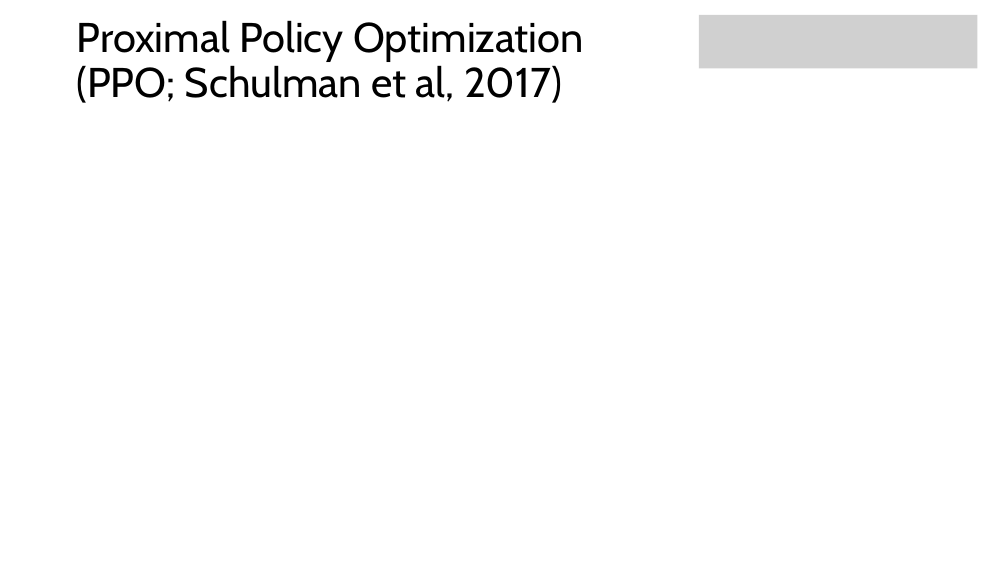
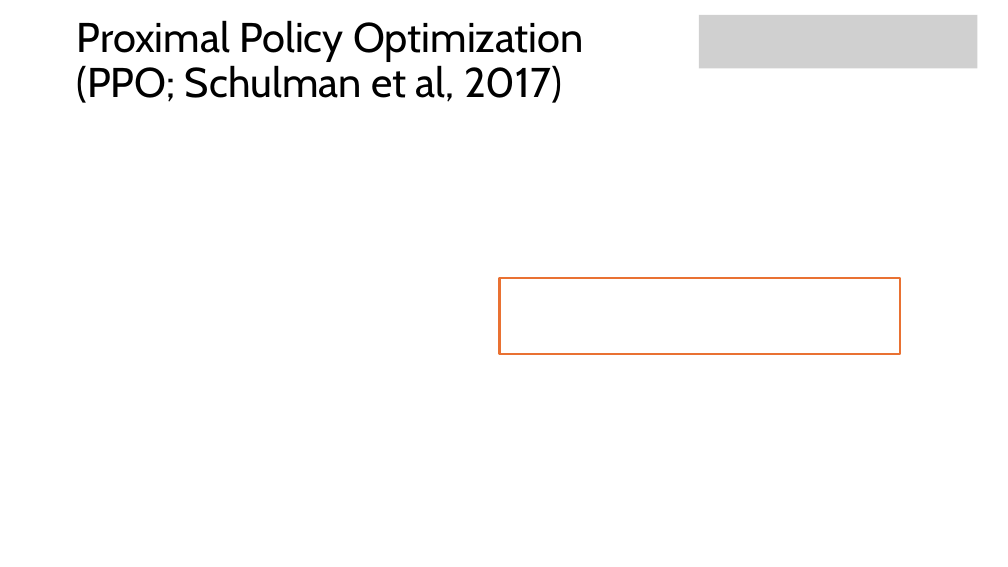
Before and after one commit to mhahsler/Introduction_to_Reinforcement_Learning, a slide deck: slide 29 of slides/Lecture_DRL.pptx (slide 28 before the commit). Drawn at 1008x567 pixels with LibreOffice and Linux fonts; fonts in the diff are those of the drawing; grey boxes stand for pictures. Boxes give left, top, right and bottom in pixels: in the first picture for what was removed or moved away, otherwise in the second. Text is boxed around its words. In the diff, an @@ line names an element or a change of style, - is before the commit and + after.

```diff
--- a/slides/Lecture_DRL.pptx
+++ b/slides/Lecture_DRL.pptx
@@ rectangle added at (x1=500, y1=278, x2=901, y2=354), outline #E97132 2.25 pt @@
```
Also in this commit, not shown: 8 other slides changed, 1 slide added, 1 slide removed, 1 other file.
